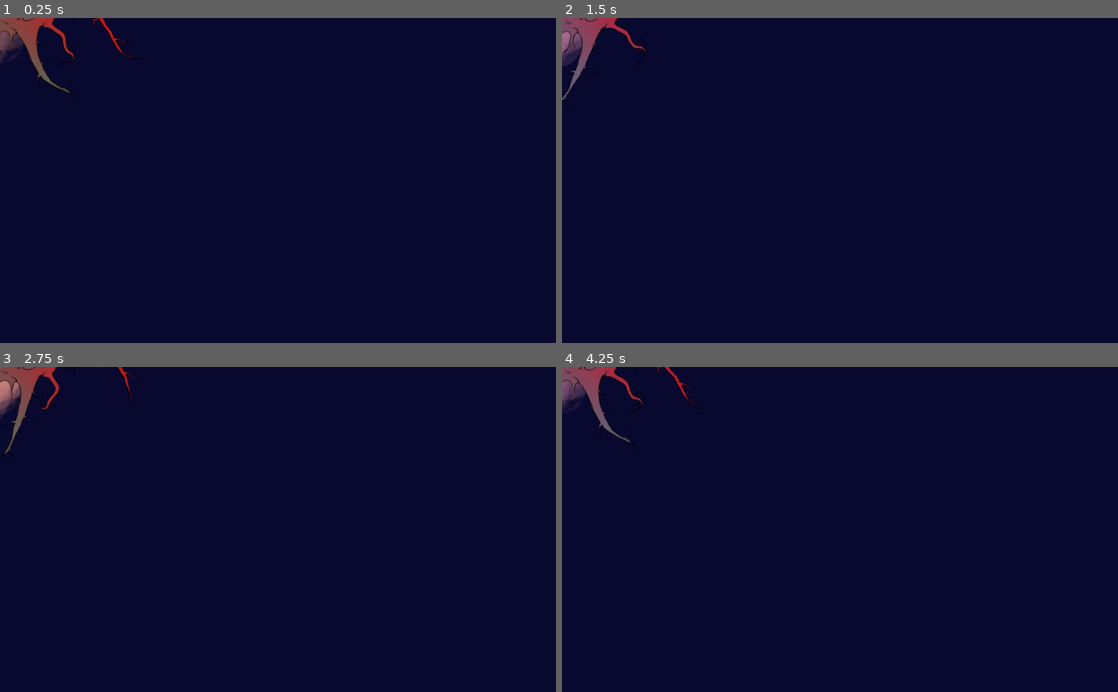
Above: before the commit, frames 1-4 (two rows, left to right).
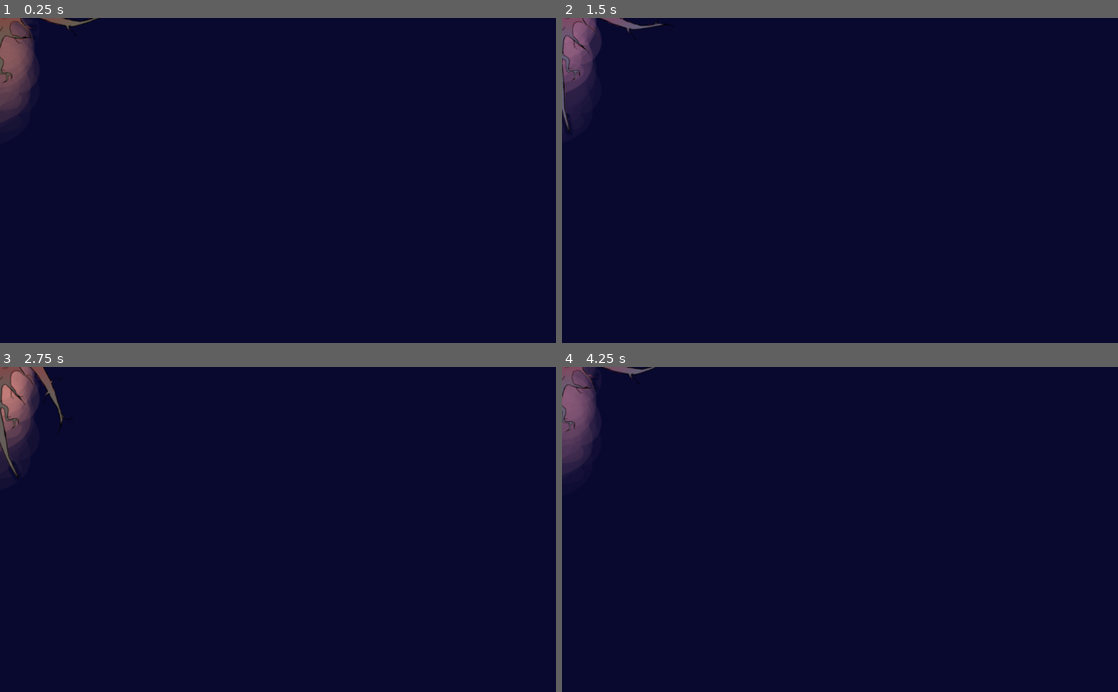
Above: after the commit, the same moments.

Repository: CosmicBubble300/CGG_VERYSalty
Game: Godot game, scene res://Scenes/MonsterScene.tscn
Two runs of this game, one before a commit and one after it. Both use one fixed random seed, a clock stepped at 60 frames per second and the inputs below. This scene is started directly instead of the project's main scene.
Inputs:
- Up to frame 1 (0.25 s): no input
- Up to frame 2 (1.5 s): hold W (UP) 0.53-1.28 s; hold Ctrl (CROUCH) 0.53-1.28 s; hold S (DOWN) from 1.28 s (still down); tap A (L) at 1.35 s
- Up to frame 3 (2.75 s): release S (DOWN) at 2.03 s; hold W (UP) from 2.03 s (still down); hold D (R) from 2.03 s (still down)
- Up to frame 4 (4.25 s): release D (R) at 2.78 s; tap Shift (SPRINT) at 2.85 s; release W (UP) at 3.53 s; hold S (DOWN) from 3.53 s (still down); hold Ctrl (CROUCH) from 3.53 s (still down)

The runs differ from the first frame. In frame 1, 2.3% of the frame differs, in the area x 0-25%, y 0-33%; in frame 2, 1.7%; in frame 3, 1.8%; in frame 4, 2.3%.
Error in both runs: Invalid get index 'position' (on base: 'null instance'). (res://Scripts/Monster.gd:27)

Commit message:
please don't die

Diff:
--- a/Assets/FinalTileSets/Sengatz_24.tres
+++ b/Assets/FinalTileSets/Sengatz_24.tres
@@ -3,5 +3,5 @@
 [ext_resource path="res://Assets/Fonts/ZOMBIES REBORN.ttf" type="DynamicFontData" id=1]
 
 [resource]
-size = 24
+size = 150
 font_data = ExtResource( 1 )
--- a/Scenes/MonsterScene.tscn
+++ b/Scenes/MonsterScene.tscn
@@ -24,8 +24,8 @@
 [ext_resource path="res://Assets/MonsterAnimation/skeleton-animation_23.png" type="Texture" id=22]
 
 [sub_resource type="CapsuleShape2D" id=1]
-radius = 121.0
-height = 0.0
+radius = 145.0
+height = 152.0
 
 [sub_resource type="AtlasTexture" id=3]
 flags = 4
@@ -96,18 +96,23 @@
 
 [node name="CollisionShape2D" type="CollisionShape2D" parent="."]
 modulate = Color( 0.780392, 0.25098, 0.25098, 1 )
+position = Vector2( -18, 11 )
 shape = SubResource( 1 )
 
 [node name="AnimatedSprite" type="AnimatedSprite" parent="."]
-rotation = 0.872665
+position = Vector2( -2, 1 )
 frames = SubResource( 2 )
 animation = "MonsterAnim"
-frame = 4
+frame = 2
 playing = true
+__meta__ = {
+"_edit_lock_": true
+}
 
 [node name="VisibilityNotifier2D" type="VisibilityNotifier2D" parent="."]
 
 [node name="Aura" parent="." instance=ExtResource( 3 )]
+position = Vector2( -5, 3 )
 texture_scale = 0.5
 
 [node name="Stamina" type="Timer" parent="."]
--- a/Scenes/PlayerScene.tscn
+++ b/Scenes/PlayerScene.tscn
@@ -135,12 +135,11 @@
 custom_styles/panel = SubResource( 6 )
 
 [node name="O2CounterText" type="Label" parent="HUD/O2Counter"]
-margin_left = 9.33325
-margin_top = 14.6667
-margin_right = 102.333
-margin_bottom = 102.667
+margin_top = -32.0
+margin_right = 113.0
+margin_bottom = 119.0
 custom_fonts/font = ExtResource( 5 )
-text = "1"
+text = "0"
 align = 1
 valign = 1
 autowrap = true
Not shown, changed: .mono/metadata/ide_messaging_meta.txt
Binary file added: Assets/PlayerAnimation/runTest.gif
Binary file added: Assets/PlayerAnimation/runTestSide.gif
